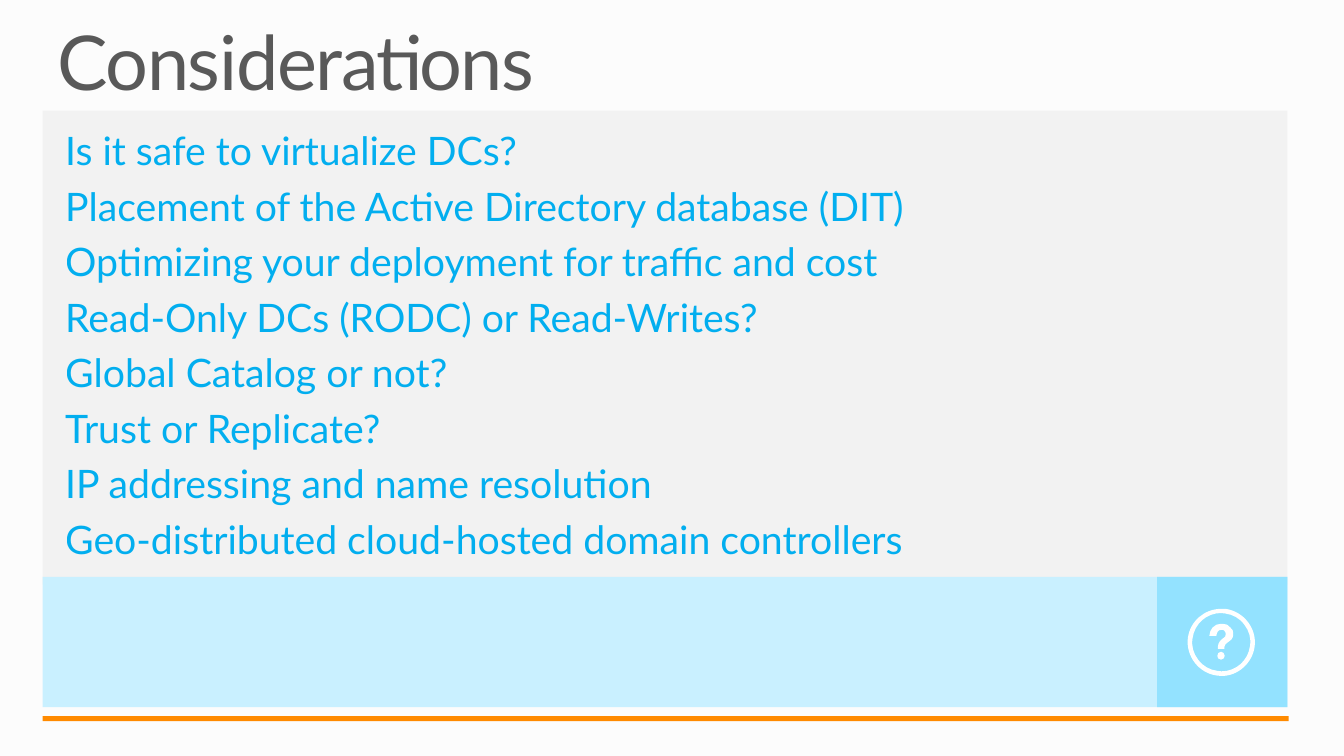
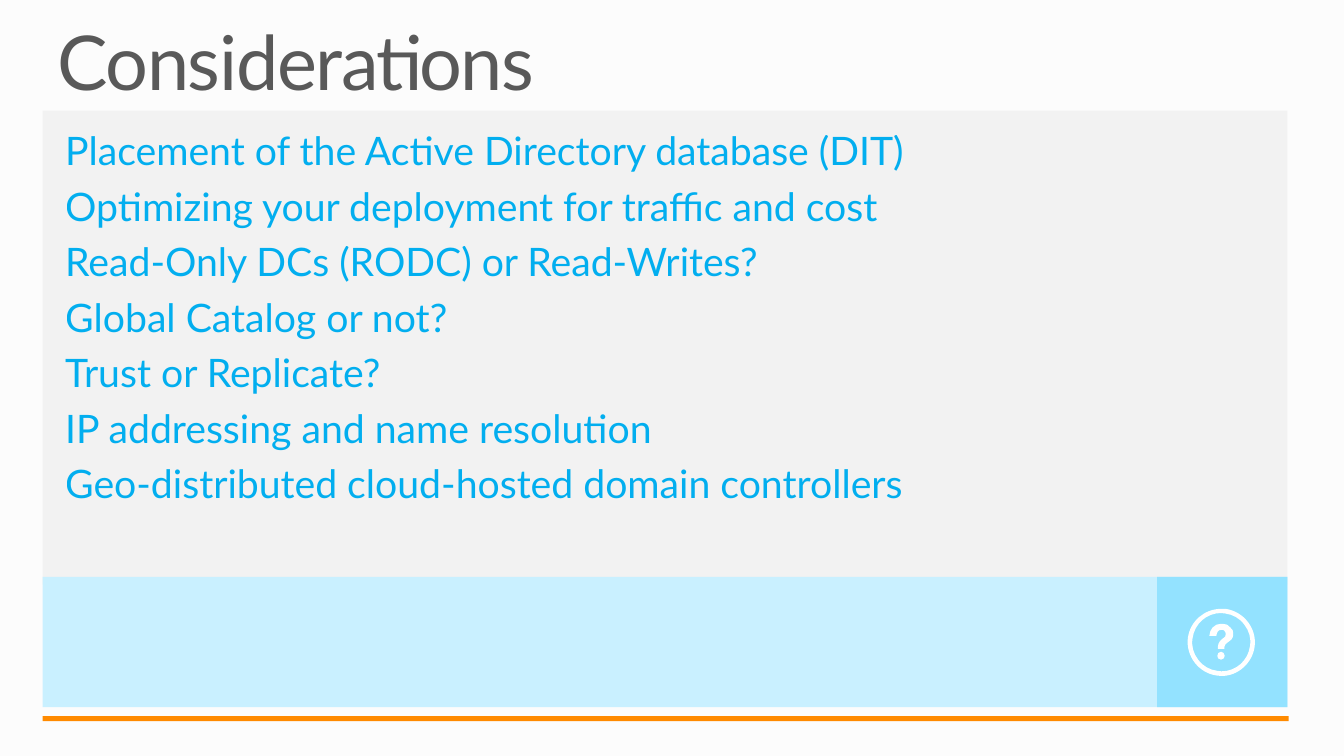
Before and after one commit to tylerd/PRESENTATION-DeployingActiveDirectory, a slide deck: slide 15 of DeployingActiveDirectory.pptx (slide 3 before the commit). Drawn at 1344x756 pixels with LibreOffice and Linux fonts; fonts in the diff are those of the drawing. Boxes give left, top, right and bottom in pixels: in the first picture for what was removed or moved away, otherwise in the second. Text is boxed around its words. In the diff, an @@ line names an element or a change of style, - is before the commit and + after.

```diff
--- a/DeployingActiveDirectory.pptx
+++ b/DeployingActiveDirectory.pptx
@@ text at [65, 136, 517, 166]: paragraph removed @@
-Is it safe to virtualize DCs?
```
Also in this commit, not shown: 4 other slides changed, 8 slides added.
